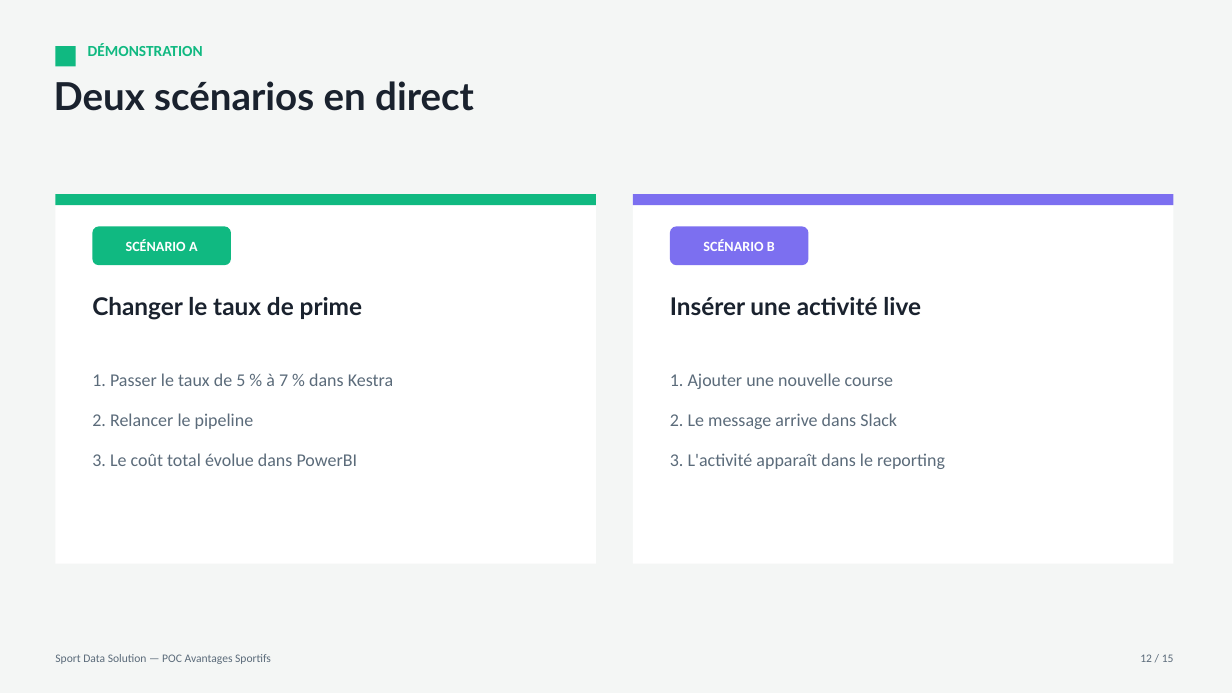
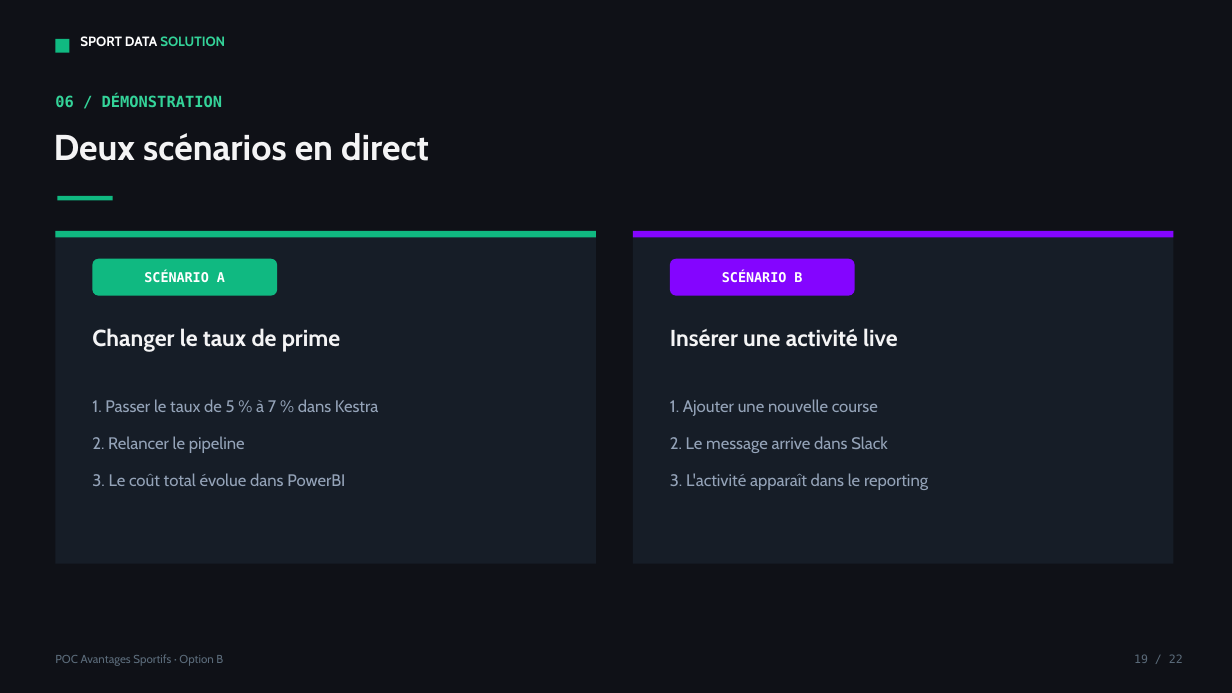
Before and after one commit to MoyLiG/P12_projet_infrastructure, a slide deck: slide 19 of docs/soutenance/Le_Gall_Morgan_Option_B_1_support_062026.pptx (slide 12 before the commit). Drawn at 1232x693 pixels with LibreOffice and Linux fonts; fonts in the diff are those of the drawing. Boxes give left, top, right and bottom in pixels: in the first picture for what was removed or moved away, otherwise in the second. Text is boxed around its words. In the diff, an @@ line names an element or a change of style, - is before the commit and + after.

```diff
--- a/docs/soutenance/Le_Gall_Morgan_Option_B_1_support_062026.pptx
+++ b/docs/soutenance/Le_Gall_Morgan_Option_B_1_support_062026.pptx
@@ rectangle at <box>0,0,1232,693</box>: fill #F4F6F5 to #0F1117 @@
@@ rectangle: place and size @@
-rectangle at <box>55,46,76,67</box>
+rectangle at <box>55,39,69,53</box>
@@ text added at <box>80,36,225,46</box>, 10.5 pt, text #FFFFFF, bold @@
+SPORT DATA SOLUTION
@@ text at <box>55,94,222,107</box>: text changed; font Calibri to DejaVu Sans Mono; text colour #10B981 to #34D399 @@
-DÉMONSTRATION
+06 / DÉMONSTRATION
@@ text "Deux scénarios en direct": place and size @@
-text "Deux scénarios en direct" at <box>54,81,474,111</box>
+text "Deux scénarios en direct" at <box>54,133,429,161</box>
@@ text "Deux scénarios en direct" at <box>54,133,429,161</box>: size 30 to 28 pt, font Lato to Cabin, text colour #1A222E to #F4F4F5 @@
@@ rectangle added at <box>57,196,113,201</box>, fill #10B981 @@
@@ rectangle: place and size @@
-rectangle at <box>55,194,596,205</box>
+rectangle at <box>55,231,596,238</box>
@@ rectangle: place and size @@
-rectangle at <box>55,194,596,564</box>
+rectangle at <box>55,231,596,564</box>
@@ rectangle at <box>55,231,596,564</box>: fill #FFFFFF to #161D27 @@
@@ rectangle at <box>633,231,1174,564</box>: fill #FFFFFF to #161D27 @@
@@ rectangle: place and size @@
-rectangle at <box>633,194,1174,564</box>
+rectangle at <box>633,231,1174,564</box>
@@ rectangle: place and size @@
-rectangle at <box>633,194,1174,205</box>
+rectangle at <box>633,231,1174,238</box>
@@ rectangle at <box>633,231,1174,238</box>: fill #7C6FF0 to #8405FF @@
@@ rounded rectangle "SCÉNARIO A": place and size @@
-rounded rectangle "SCÉNARIO A" at <box>92,226,231,265</box>
+rounded rectangle "SCÉNARIO A" at <box>92,259,277,296</box>
@@ rounded rectangle "SCÉNARIO A" at <box>92,259,277,296</box>: size 11 to 10.5 pt, font Calibri to DejaVu Sans Mono @@
@@ rounded rectangle "SCÉNARIO B": place and size @@
-rounded rectangle "SCÉNARIO B" at <box>670,226,809,265</box>
+rounded rectangle "SCÉNARIO B" at <box>670,259,855,296</box>
@@ rounded rectangle "SCÉNARIO B" at <box>670,259,855,296</box>: size 11 to 10.5 pt, font Calibri to DejaVu Sans Mono; fill #7C6FF0 to #8405FF @@
@@ text "Changer le taux de prime": place and size @@
-text "Changer le taux de prime" at <box>92,297,362,320</box>
+text "Changer le taux de prime" at <box>92,328,341,352</box>
@@ text "Changer le taux de prime" at <box>92,328,341,352</box>: size 19 to 18 pt, font Lato to Cabin, text colour #1A222E to #F4F4F5 @@
@@ text "Insérer une activité live" at <box>670,328,898,347</box>: size 19 to 18 pt, font Lato to Cabin, text colour #1A222E to #F4F4F5 @@
@@ text "Insérer une activité live": place and size @@
-text "Insérer une activité live" at <box>670,297,921,315</box>
+text "Insérer une activité live" at <box>670,328,898,347</box>
@@ text "1. Passer le taux de ...": place and size @@
-text "1. Passer le taux de ..." at <box>92,373,393,466</box>
+text "1. Passer le taux de ..." at <box>92,399,378,486</box>
@@ text "1. Passer le taux de ..." at <box>92,399,378,486</box>: size 14 to 13 pt, font Calibri to Cabin, text colour #5B6B7A to #94A3B8; less space between paragraphs @@
@@ text "1. Ajouter une nouvelle course" at <box>670,399,928,490</box>: size 14 to 13 pt, font Calibri to Cabin, text colour #5B6B7A to #94A3B8; less space between paragraphs @@
@@ text "1. Ajouter une nouvelle course": place and size @@
-text "1. Ajouter une nouvelle course" at <box>670,373,945,469</box>
+text "1. Ajouter une nouvelle course" at <box>670,399,928,490</box>
@@ text at <box>55,654,223,666</box>: text changed; font Calibri to Cabin @@
-Sport Data Solution — POC Avantages Sportifs
+POC Avantages Sportifs · Option B
@@ text added at <box>1134,654,1183,663</box>, 9 pt, text #5B6B7A @@
+19 / 22
@@ text removed at <box>1140,654,1174,662</box> @@
-12 / 15
```
Also in this commit, not shown: 14 other slides changed, 7 slides added, 6 other files.
